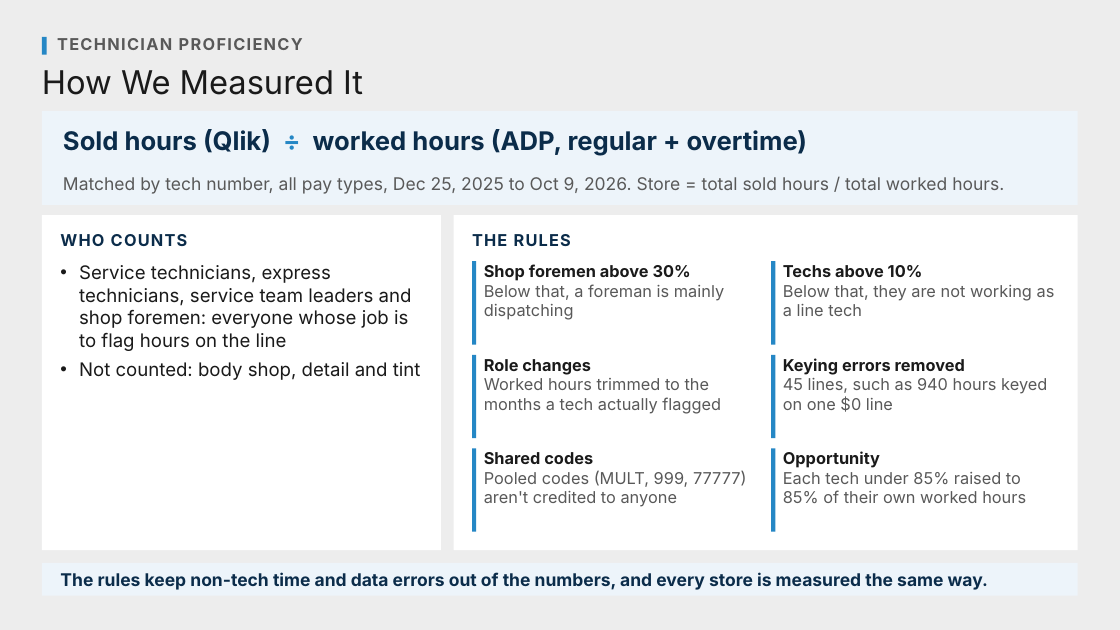
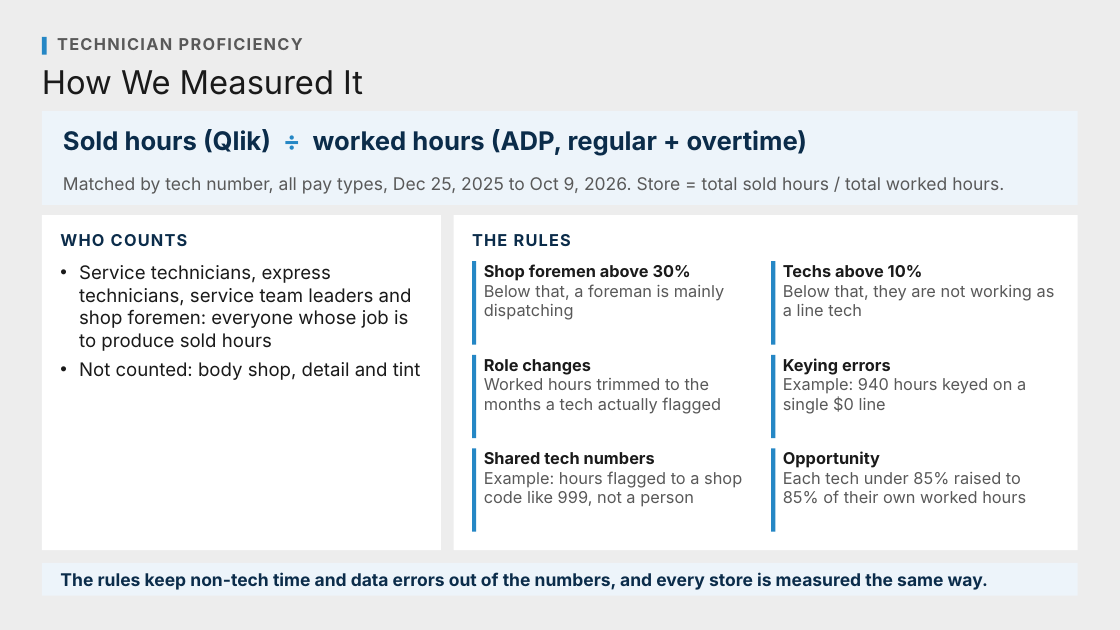
Before and after one commit to Ndresner/Noah, a slide deck: slide 137 of day2-deck/decks/Fixed Ops - Day 2 Example Test Deck.pptx. Drawn at 1120x630 pixels with LibreOffice and Linux fonts; fonts in the diff are those of the drawing. Boxes give left, top, right and bottom in pixels: in the first picture for what was removed or moved away, otherwise in the second. Text is boxed around its words. In the diff, an @@ line names an element or a change of style, - is before the commit and + after.

```diff
--- a/day2-deck/decks/Fixed Ops - Day 2 Example Test Deck.pptx
+++ b/day2-deck/decks/Fixed Ops - Day 2 Example Test Deck.pptx
@@ text at [79, 265, 412, 351]: text changed @@
-• Service technicians, express technicians, service team leaders and shop foremen: everyone whose job is to flag hours on the line
+• Service technicians, express technicians, service team leaders and shop foremen: everyone whose job is to produce sold hours
@@ text at [783, 358, 1026, 414]: text changed @@
-Keying errors removed
-45 lines, such as 940 hours keyed on one $0 line
+Keying errors
+Example: 940 hours keyed on a single $0 line
@@ text at [484, 452, 742, 507]: text changed @@
-Shared codes
-Pooled codes (MULT, 999, 77777) aren't credited to anyone
+Shared tech numbers
+Example: hours flagged to a shop code like 999, not a person
```
Also in this commit, not shown: 13 other slides changed, 17 other files.
